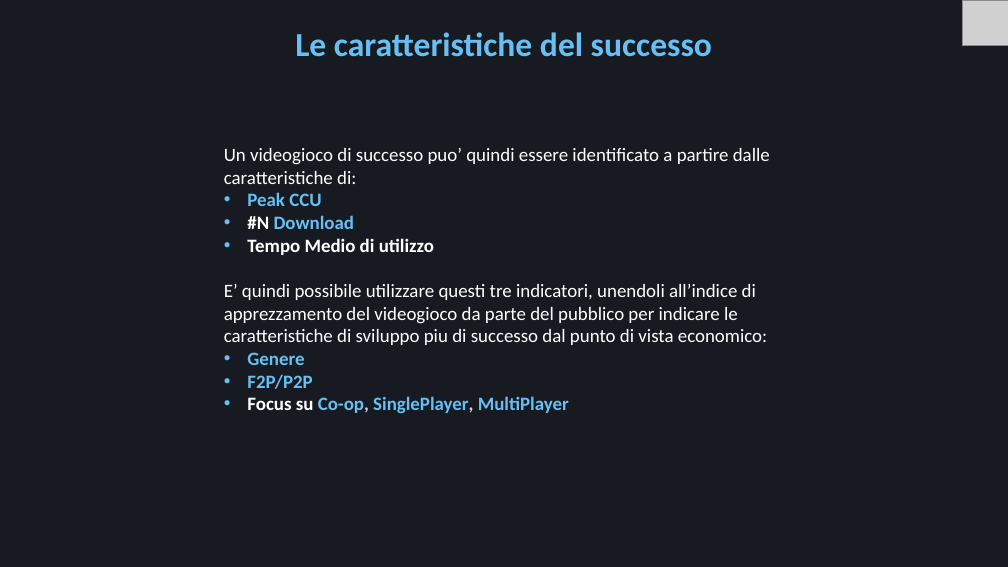
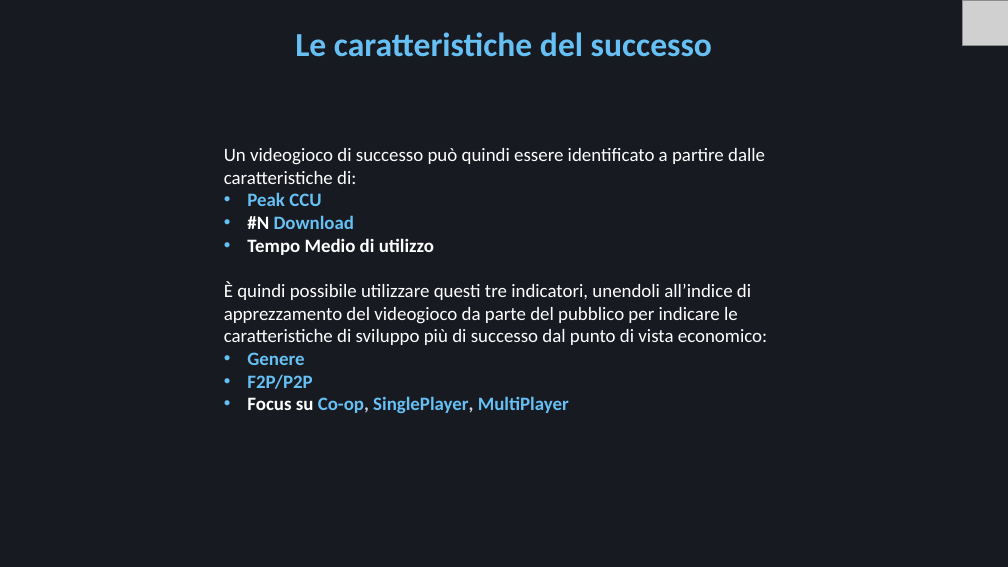
Before and after one commit to Mora11231/VisualizzazioneScientifica, a slide deck: slide 24 of Steam.pptx. Drawn at 1008x567 pixels with LibreOffice and Linux fonts; fonts in the diff are those of the drawing; grey boxes stand for pictures. Boxes give left, top, right and bottom in pixels: in the first picture for what was removed or moved away, otherwise in the second. Text is boxed around its words. In the diff, an @@ line names an element or a change of style, - is before the commit and + after.

```diff
--- a/Steam.pptx
+++ b/Steam.pptx
@@ text at (224, 148, 765, 184): text changed @@
-Un videogioco di successo puo’ quindi essere identificato a partire dalle caratteristiche di:
+Un videogioco di successo può quindi essere identificato a partire dalle caratteristiche di:
@@ text at (224, 281, 767, 345): text changed @@
-E’ quindi possibile utilizzare questi tre indicatori, unendoli all’indice di apprezzamento del videogioco da parte del pubblico per indicare le caratteristiche di sviluppo piu di successo dal punto di vista economico:
+È quindi possibile utilizzare questi tre indicatori, unendoli all’indice di apprezzamento del videogioco da parte del pubblico per indicare le caratteristiche di sviluppo più di successo dal punto di vista economico:
```
Also in this commit, not shown: 11 other slides changed.
